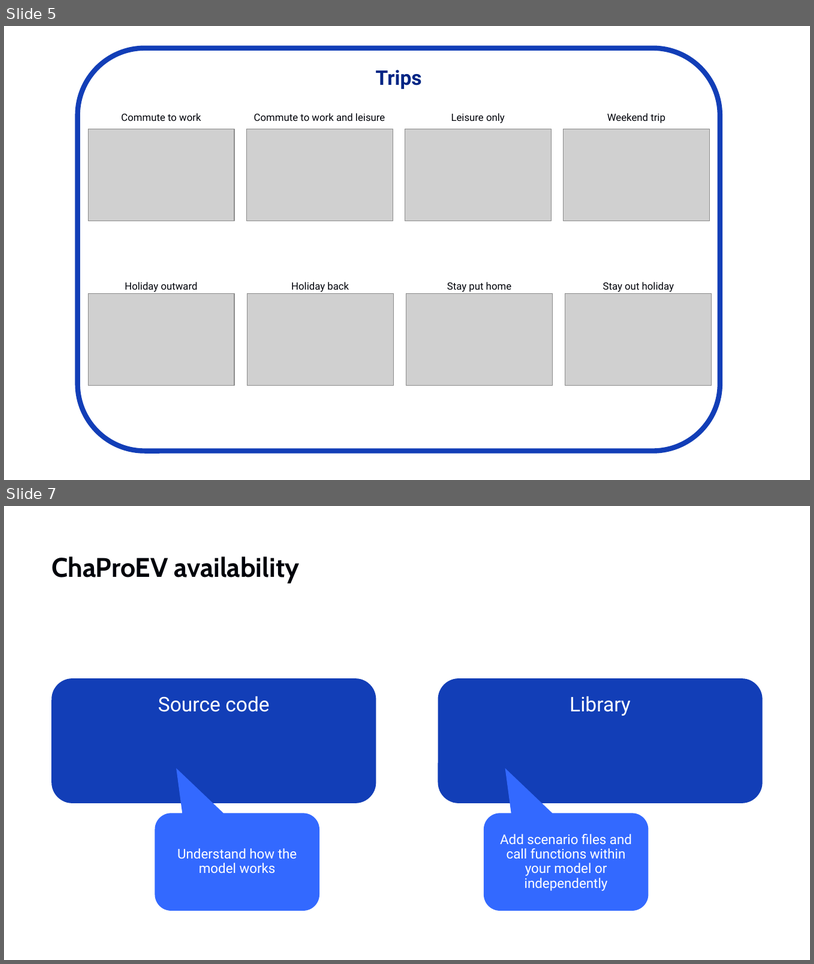
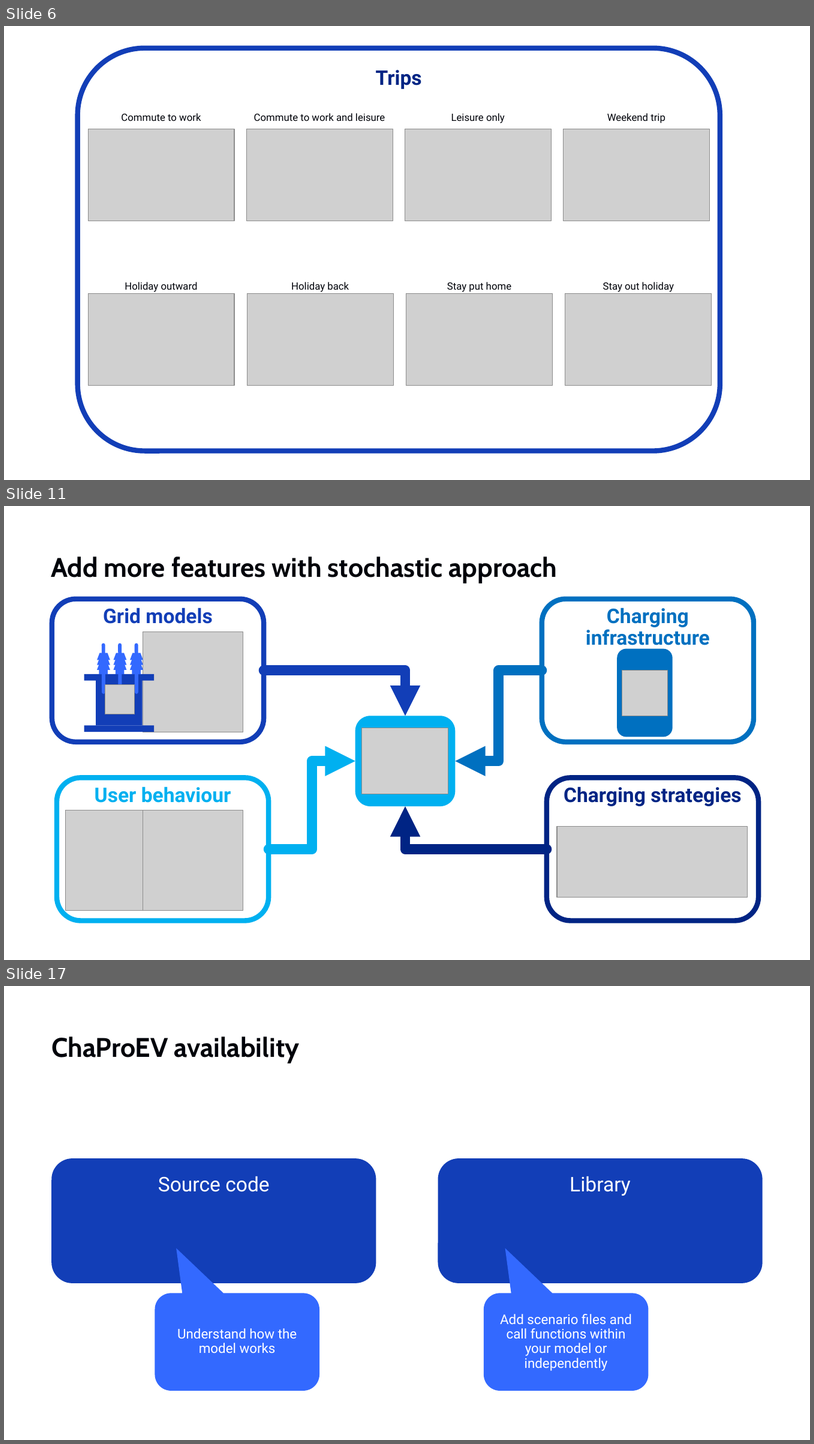
Before and after one commit to TNO/ChaProEV, a slide deck: ChaProEV.pptx. Shown one above the other, each under a label of ours: slides 5 and 7 before the commit, slides 6, 11 and 17 after it; the slides between them are not shown. The pictures are 814x964 and 814x1444 pixels, drawn with LibreOffice and Linux fonts; fonts in the diff are those of the drawing; grey boxes stand for pictures; background and template pictures are left out. Boxes give left, top, right and bottom in pixels: in the first picture for what was removed or moved away, otherwise in the second. Text is boxed around its words. In the diff, an @@ line names an element or a change of style, - is before the commit and + after.

```diff
--- a/ChaProEV.pptx
+++ b/ChaProEV.pptx
@@ slide 11 added at box(4, 506, 810, 960), background #FFFFFF @@
@@ title added at box(51, 556, 558, 583), 32 pt, text #00030A, bold @@
+Add more features with stochastic approach
@@ rounded rectangle added at box(542, 599, 754, 742), outline #0070C0 6 pt, 24 pt, text #0070C0, bold @@
+Charging infrastructure
@@ rounded rectangle added at box(617, 649, 673, 737), fill #0070C0 @@
@@ elbow arrow added from (264, 670) to (405, 716), #123EB7 12 pt @@
@@ elbow arrow added from (542, 670) to (455, 760), #0070C0 12 pt @@
@@ picture added at box(622, 670, 668, 715) @@
@@ rounded rectangle added at box(356, 716, 455, 807), fill #00B0F0 @@
@@ picture added at box(362, 728, 449, 794) @@
@@ elbow arrow added from (269, 849) to (356, 760), #00B0F0 12 pt @@
@@ group added at box(52, 599, 269, 921): 9 flow chart manual operations, 6 rectangles, 4 pictures, 3 lines, 2 rounded rectangles @@
+Grid models
+User behaviour
@@ rounded rectangle added at box(547, 778, 759, 921), outline #002484 6 pt, 24 pt, text #002484, bold @@
+Charging strategies
@@ elbow arrow added from (547, 849) to (405, 806), #002484 12 pt @@
@@ picture added at box(558, 826, 748, 897) @@
@@ what was slide 5 is now slide 6 @@
@@ what was slide 7 is now slide 17 @@
```
Also in this commit, not shown: 11 other slides added, 34 slides removed, 4 other files.
